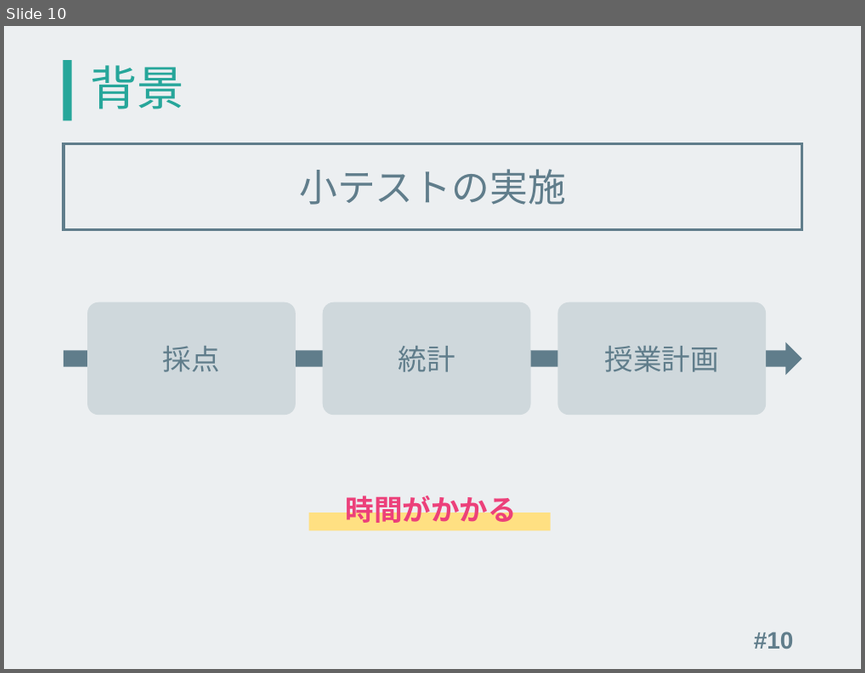
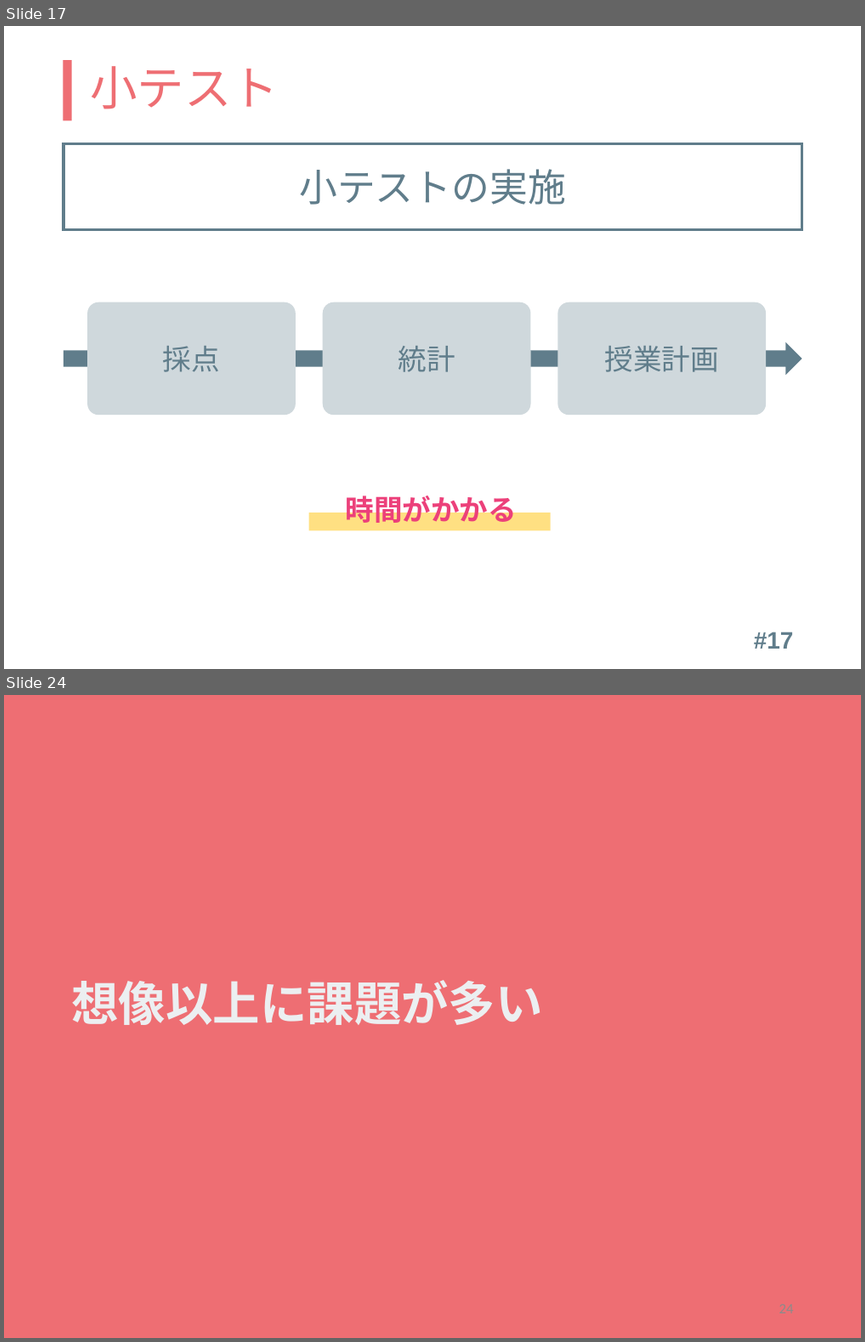
Before and after one commit to kinc-shinshu/smat-presentation, a slide deck: slide.pptx. Shown one above the other, each under a label of ours: slide 10 before the commit, slides 17 and 24 after it; the slides between them are not shown. The pictures are 865x673 and 865x1342 pixels, drawn with LibreOffice and Linux fonts; fonts in the diff are those of the drawing. Boxes give left, top, right and bottom in pixels: in the first picture for what was removed or moved away, otherwise in the second. Text is boxed around its words. In the diff, an @@ line names an element or a change of style, - is before the commit and + after.

```diff
--- a/slide.pptx
+++ b/slide.pptx
@@ slide 24 added at <box>4,695,861,1338</box>, background #EE6E73 @@
@@ title added at <box>71,980,542,1025</box>, 39.6 pt, text #ECEFF1, bold @@
+想像以上に課題が多い
@@ what was slide 10 is now slide 17 @@
@@ slide 17 changed as well @@
@@ background #ECEFF1 to #FFFFFF @@
@@ rectangle at <box>64,60,72,121</box>: fill #26A69A to #EE6E73 @@
@@ title at <box>91,66,279,109</box>: text changed; text colour #26A69A to #EE6E73 @@
-背景
+小テスト
@@ page number at <box>754,631,794,648</box>: text changed @@
-#10
+#17
```
Also in this commit, not shown: 10 other slides changed, 15 other slides added, 15 slides removed, 1 other file.
